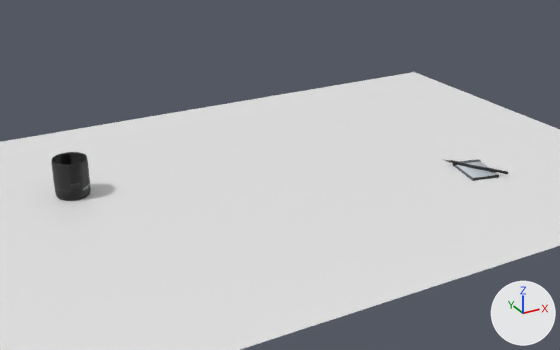
The glTF model public/models/desk.glb as it was, and as the next commit left it.
Before and after are seen from a 50 mm camera at (-0.864, -1.585, 0.799) aimed at (-0.021, -0.052, 0.032). Lighting does not change. The marker at lower right points along +X, +Y and +Z. The older version comes first. Where no turn or scale is listed for an object, it has been applied to the vertices.

Before the edit, the objects in view are built like this:
```python
me_cone = bpy.data.meshes.new('Cone')
me_cone.from_pydata(...)  # 108 vertices, 204 faces; spans x -0.008..0.083, y -0.14..0.013, z -0.004..0.004
me_cone.materials.append(mat_baked_pencil)  # picture img_pencil
me_desk = bpy.data.meshes.new('Desk')
me_desk.from_pydata([(-0.9, -0.6, 0.0), (0.9, -0.6, 0.0), (-0.9, 0.6, 0.0), (0.9, 0.6, 0.0)], [], [(0, 1, 3), (0, 3, 2)])
me_desk.materials.append(mat_baked_desk)  # its picture is missing
me_mug = bpy.data.meshes.new('Mug')
me_mug.from_pydata(...)  # 3266 vertices, 6528 faces; spans x -0.0419..0.0419, y -0.0419..0.0419, z 0.0..0.0947
me_mug.materials.append(mat_baked_mug)  # picture img_mug
me_pad_back = bpy.data.meshes.new('Pad_Back')
me_pad_back.from_pydata(...)  # 200 vertices, 388 faces; spans x -0.048..0.0483, y -0.0592..0.0592, z -0.0006..0.0082
me_pad_back.materials.append(mat_baked_notepad)  # picture img_notepad
ob_desk = bpy.data.objects.new('Desk', me_desk)
ob_desk.location = (0.0, 0.0, 0.0)
ob_mug = bpy.data.objects.new('Mug', me_mug)
ob_mug.location = (-0.48, 0.15, 0.0)
ob_notepad_001 = bpy.data.objects.new('Notepad.001', me_pad_back)
ob_notepad_001.location = (0.47, -0.21, 0.001)
ob_pencil_001 = bpy.data.objects.new('Pencil.001', me_cone)
ob_pencil_001.location = (0.433, -0.141, 0.012)
```
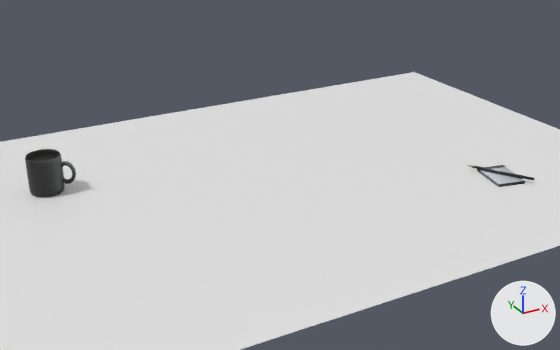
Location of each change, [x1, y1, x2, y2] in pixels of the pictures (560 x 350 px):
'Mug.001', added: after [25, 149, 76, 197]
'Mug', deleted: before [51, 152, 90, 201]
'Notepad.001', moved: before [453, 159, 499, 181]; after [477, 165, 525, 187]
'Pencil.001', moved: before [442, 159, 508, 175]; after [467, 165, 534, 181]

The change, as a diff of the scene's bpy script:
```diff
--- a/public/models/desk.glb.py
+++ b/public/models/desk.glb.py
@@ me_mugbody @@
+me_mugbody.from_pydata(...)  # 4130 vertices, 8158 faces; spans x -0.0419..0.0652, y -0.0419..0.0419, z 0.0..0.0947
+me_mugbody.materials.append(mat_baked_mug)  # picture img_mug
@@ ob_mug @@
-ob_mug = bpy.data.objects.new('Mug', me_mug)
-ob_mug.location = (-0.48, 0.15, 0.0)
@@ ob_notepad_001 @@
 ob_notepad_001 = bpy.data.objects.new('Notepad.001', me_pad_back)
-ob_notepad_001.location = (0.47, -0.21, 0.001)
+ob_notepad_001.location = (0.5, -0.27, 0.001)
@@ ob_pencil_001 @@
 ob_pencil_001 = bpy.data.objects.new('Pencil.001', me_cone)
-ob_pencil_001.location = (0.433, -0.141, 0.012)
+ob_pencil_001.location = (0.462, -0.201, 0.012)
@@ ob_mug_001 @@
+ob_mug_001 = bpy.data.objects.new('Mug.001', me_mugbody)
+ob_mug_001.location = (-0.53, 0.2, 0.0)
```
